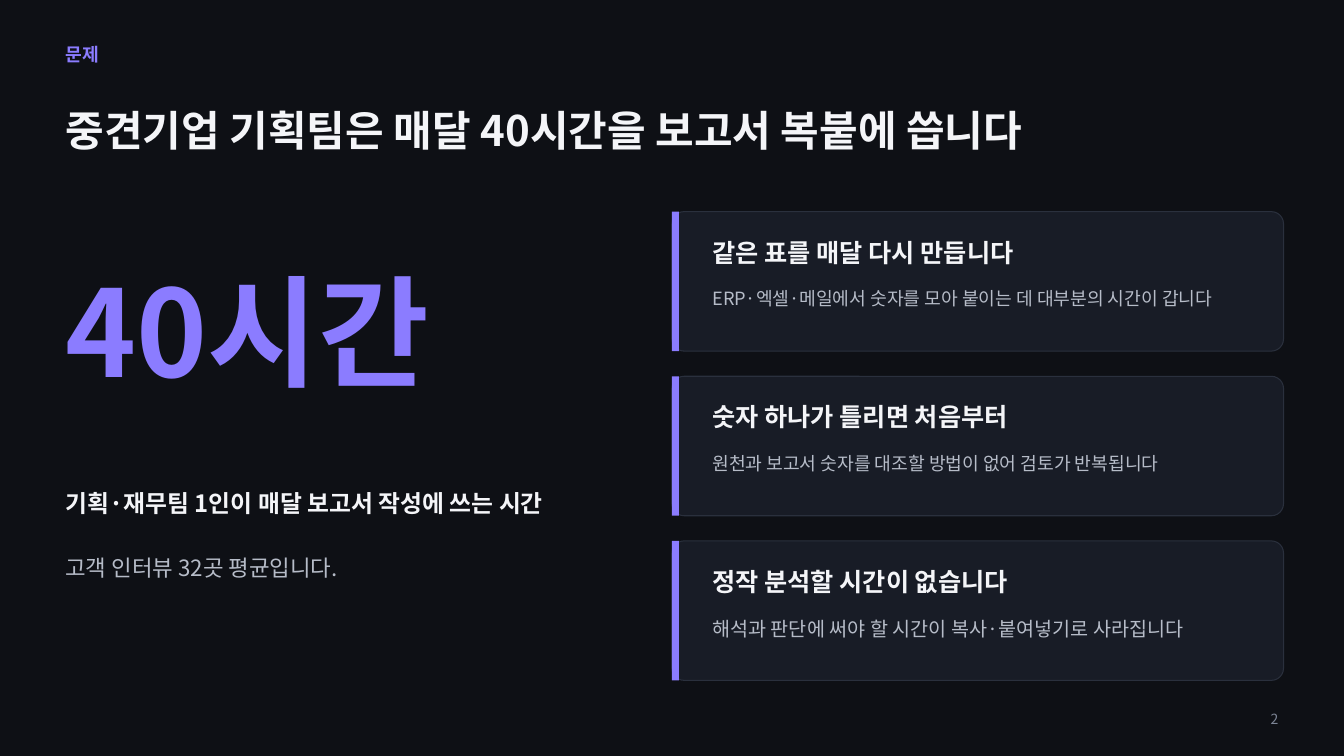
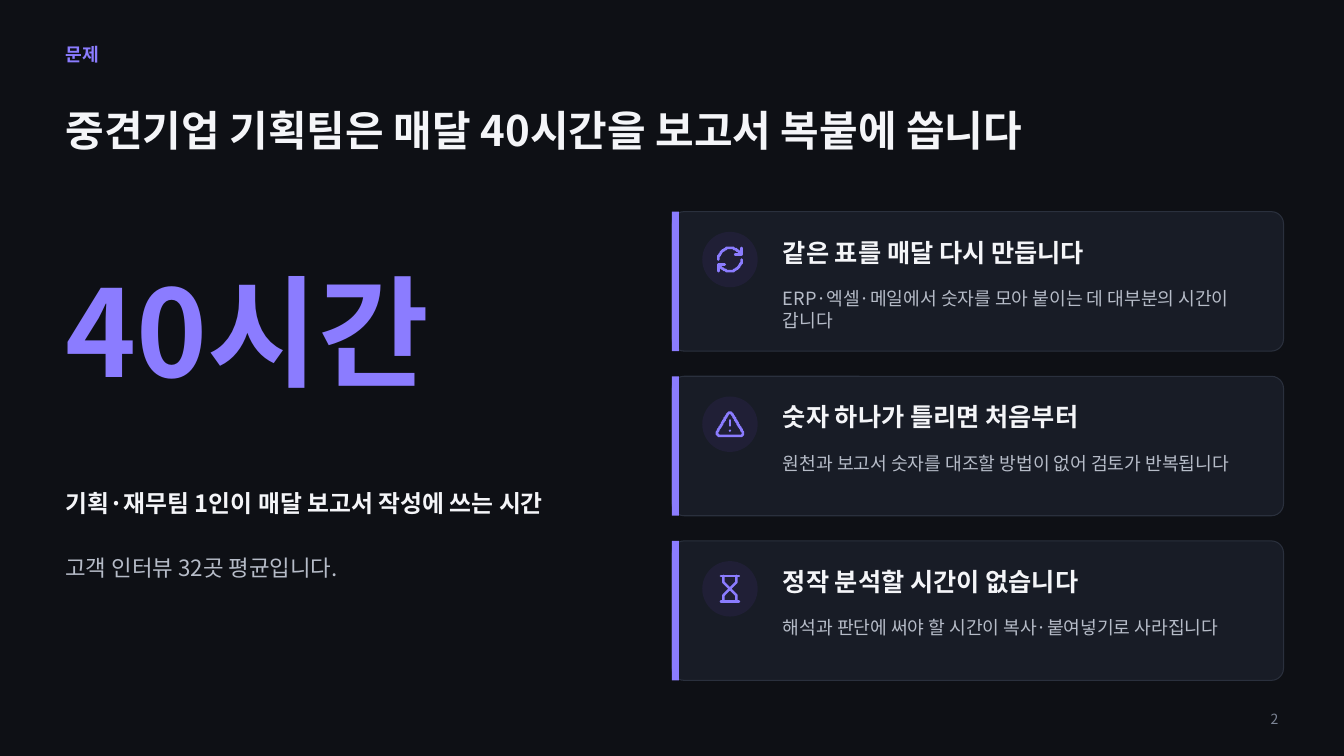
Before and after one commit to coindesktop/Awesome-PPT-SKILL, a slide deck: slide 2 of examples/pitch/deck.pptx. Drawn at 1344x756 pixels with LibreOffice and Linux fonts; fonts in the diff are those of the drawing. Boxes give left, top, right and bottom in pixels: in the first picture for what was removed or moved away, otherwise in the second. Text is boxed around its words. In the diff, an @@ line names an element or a change of style, - is before the commit and + after.

```diff
--- a/examples/pitch/deck.pptx
+++ b/examples/pitch/deck.pptx
@@ ellipse added at (x1=703, y1=232, x2=758, y2=287), fill #201F36 @@
@@ text "같은 표를 매달 다시 만듭니다" moved from (x1=712, y1=241, x2=1014, y2=265) to (x1=783, y1=241, x2=1084, y2=265) @@
@@ freeform shape added at (x1=719, y1=248, x2=742, y2=271), outline #8B7CFF 1.85 pt @@
@@ text "ERP·엑셀·메일에서 숫자를 모아 붙이는 데 ..." rewrapped from (x1=712, y1=290, x2=1212, y2=307) to (x1=783, y1=290, x2=1229, y2=329) @@
@@ ellipse added at (x1=703, y1=396, x2=758, y2=452), fill #201F36 @@
@@ freeform shape added at (x1=717, y1=412, x2=743, y2=436), outline #8B7CFF 1.85 pt @@
@@ text "숫자 하나가 틀리면 처음부터" moved from (x1=712, y1=405, x2=1008, y2=429) to (x1=783, y1=405, x2=1079, y2=429) @@
@@ text "원천과 보고서 숫자를 대조할 방법이 ..." moved from (x1=712, y1=455, x2=1159, y2=472) to (x1=783, y1=455, x2=1229, y2=472) @@
@@ ellipse added at (x1=703, y1=562, x2=758, y2=617), fill #201F36 @@
@@ text "정작 분석할 시간이 없습니다" moved from (x1=712, y1=569, x2=1008, y2=594) to (x1=783, y1=569, x2=1079, y2=594) @@
@@ freeform shape added at (x1=721, y1=576, x2=739, y2=602), outline #8B7CFF 1.85 pt @@
@@ text "해석과 판단에 써야 할 시간이 ..." moved from (x1=712, y1=619, x2=1183, y2=638) to (x1=783, y1=619, x2=1219, y2=636) @@
@@ text "해석과 판단에 써야 할 시간이 ..." at (x1=783, y1=619, x2=1219, y2=636): size 14 to 13 pt @@
```
Also in this commit, not shown: 1 other slide changed, 25 other files.
